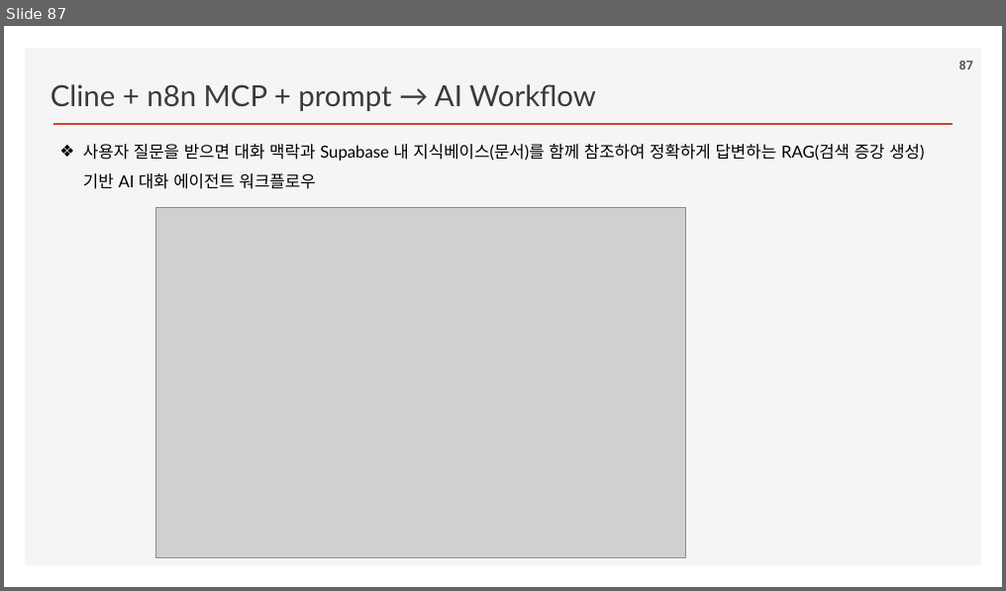
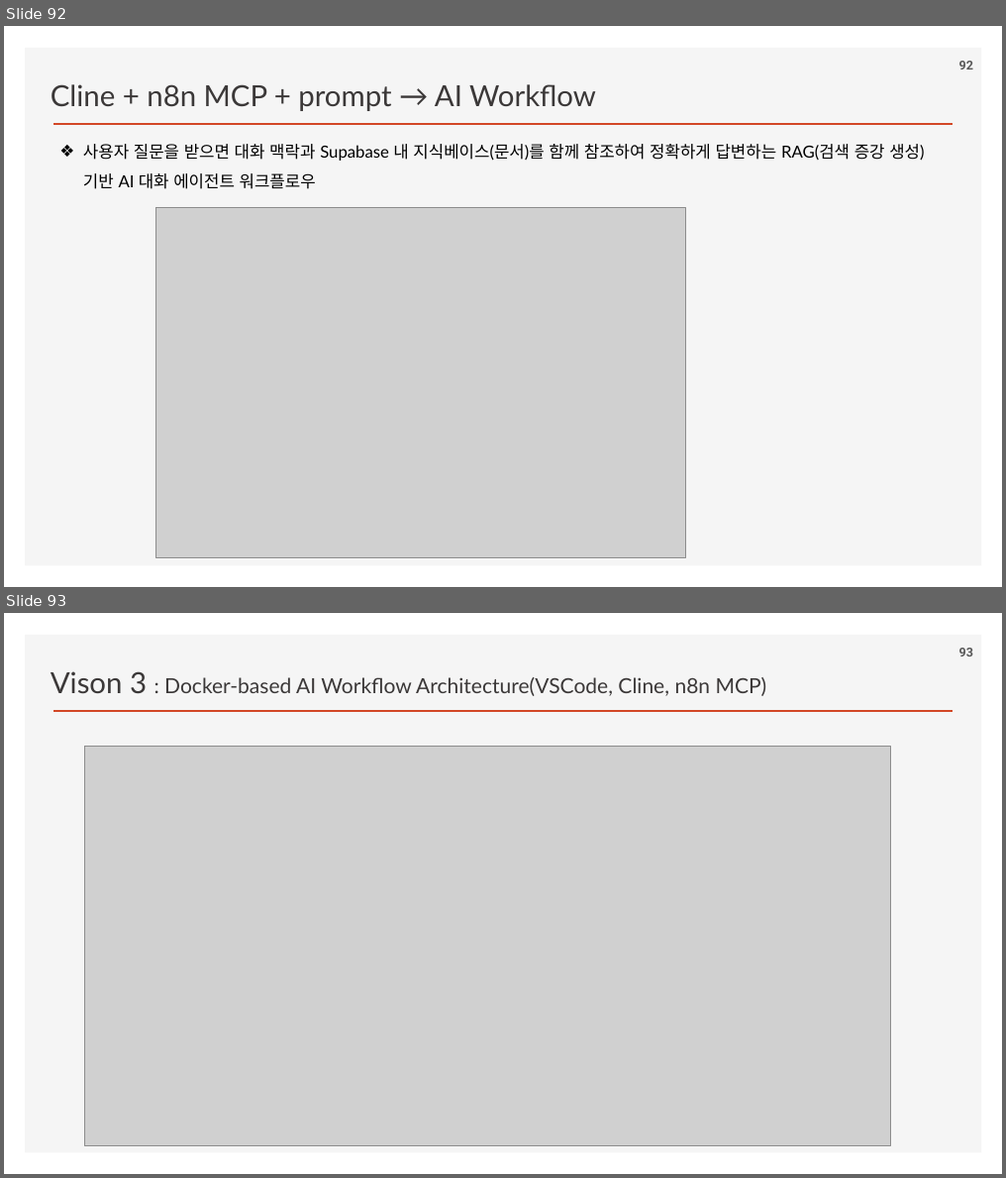
Before and after one commit to ancestor9/2026_Fall_AI-Workflow, a slide deck: PPTs/00_App Deployment.pptx. Shown one above the other, each under a label of ours: slide 87 before the commit, slides 92 and 93 after it. The pictures are 1006x591 and 1006x1178 pixels, drawn with LibreOffice and Linux fonts; fonts in the diff are those of the drawing; grey boxes stand for pictures; background and template pictures are left out. Boxes give left, top, right and bottom in pixels: in the first picture for what was removed or moved away, otherwise in the second. Text is boxed around its words. In the diff, an @@ line names an element or a change of style, - is before the commit and + after.

```diff
--- a/PPTs/00_App Deployment.pptx
+++ b/PPTs/00_App Deployment.pptx
@@ slide 93 added at bbox=[4, 613, 1002, 1174], background #FFFFFF; not listed: 2 template elements that a slide beside it also shows @@
@@ text added at bbox=[51, 671, 767, 696], 20 pt, text #3B3838 @@
+Vison 3 : Docker-based AI Workflow Architecture(VSCode, Cline, n8n MCP)
@@ page number added at bbox=[959, 648, 973, 657], 12 pt, text #595959, bold @@
+93
@@ picture added at bbox=[84, 747, 890, 1147] @@
@@ what was slide 87 is now slide 92 @@
@@ page number at bbox=[959, 61, 973, 70]: text changed @@
-87
+92
```
Also in this commit, not shown: 5 other slides added.
